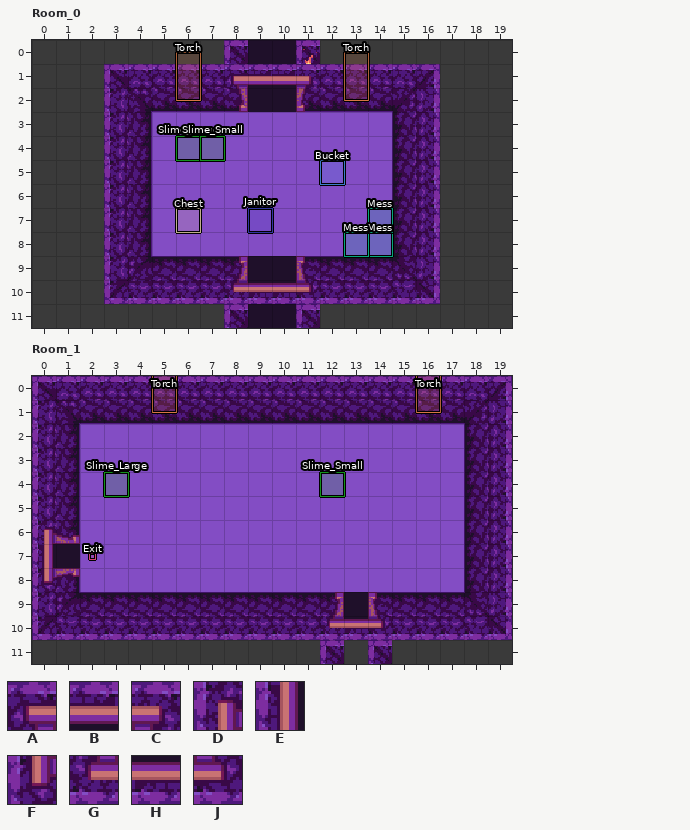
LDtk project: media/levels/rooms.ldtk. The picture above is the old version.
Cells are 16x16 px. Shown: Room_0 x 0..19, y 0..11; Room_1 x 0..19, y 0..11. The commit also changed other parts of the map, which this record leaves out.
Key: from "WorldMap": A 229, B 230, C 231, D 291, E 323, F 355, G 421, H 422, J 423.
_ is an empty cell.
Layers that did not change in this view are not listed.
Layer "Top" before, Room_0, first column x 0:
 0 ____________________
 1 ________ABBC________
 2 ____________________
 3 ____________________
 4 ____________________
 5 ____________________
 6 ____________________
 7 ____________________
 8 ____________________
 9 ____________________
10 ________GHHJ________
11 ____________________
Layer "Top" before, Room_1, first column x 0:
 0 ____________________
 1 ____________________
 2 ____________________
 3 ____________________
 4 ____________________
 5 ____________________
 6 D___________________
 7 E___________________
 8 F___________________
 9 ____________________
10 ____________GHJ_____
11 ____________________
And afterwards:
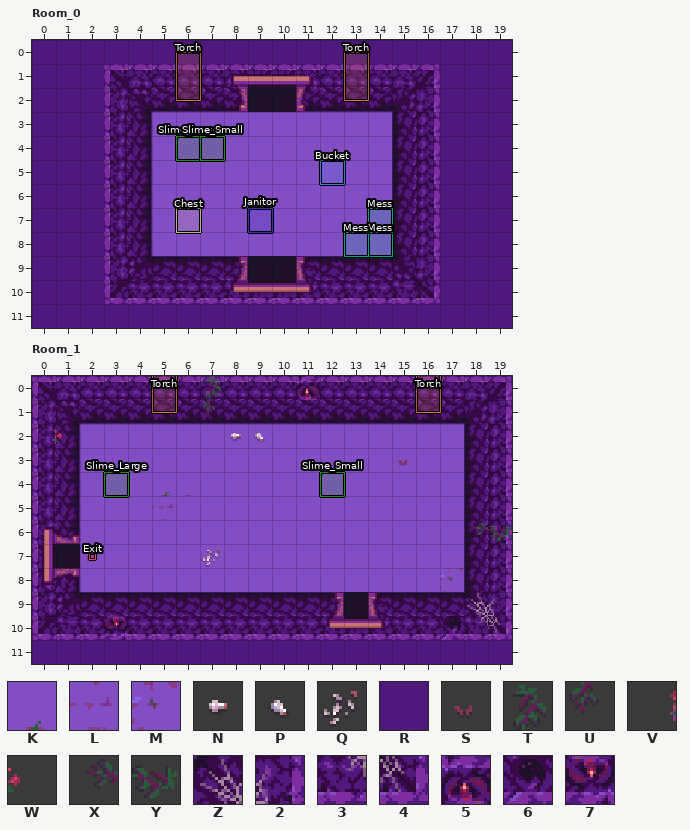
Further tiles: from "WorldMap": K 138, L 170, M 172, N 309, P 310, Q 311, R 326, S 343, T 443, U 475, V 601, W 602, X 603, Y 604, Z 683, 2 684, 3 715, 4 716, 5 900, 6 931, 7 932.
Difference:
Changed rows in their new state; . is an unchanged cell.
Layer "Top", Room_0:
first column x 0:
 0 RRRRRRRRRRRRRRRRRRRR
 1 RRR..............RRR
 2 RRR..............RRR
 3 RRR..............RRR
 4 RRR..............RRR
 5 RRR..............RRR
 6 RRR..............RRR
 7 RRR..............RRR
 8 RRR..............RRR
 9 RRR..............RRR
10 RRR..............RRR
11 RRRRRRRRRRRRRRRRRRRR
Layer "Decoration", Room_1:
first column x 0:
 0 .......T...5........
 1 .......U............
 2 VW......NP..........
 3 ...............S....
 4 .....K..............
 5 .....L..............
 6 ..................XY
 7 ..S....Q............
 8 .................M..
 9 ..................Z2
10 ...7.............634
Layer "Top", Room_1:
first column x 0:
11 RRRRRRRRRRRRRRRRRRRR
